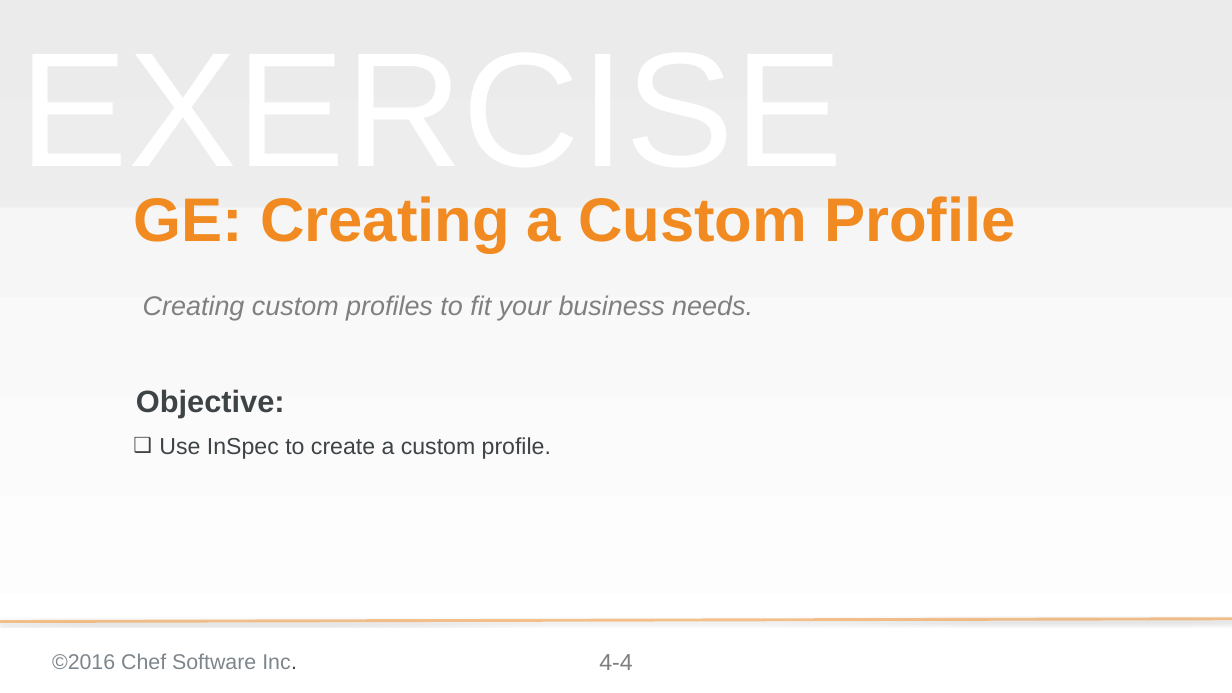
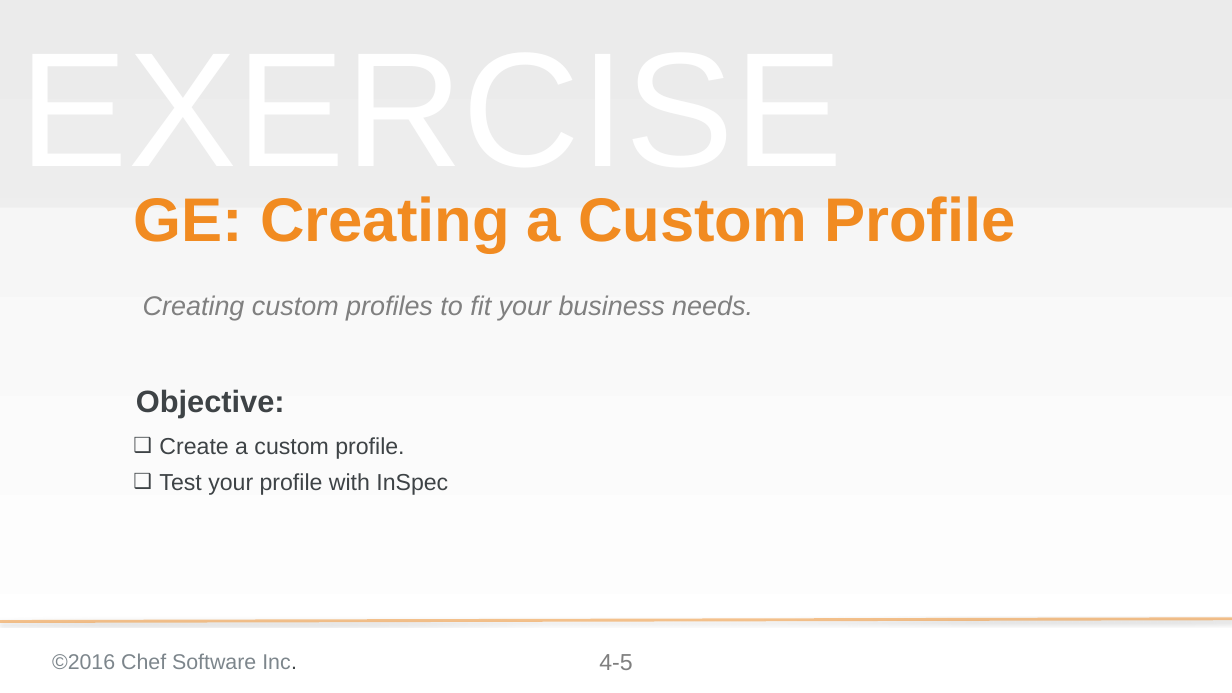
Before and after one commit to bchamby/chef-compliance-installation-configuration-operation, a slide deck: slide 5 of 04-creating-custom-profiles.pptx (slide 4 before the commit). Drawn at 1232x693 pixels with LibreOffice and Linux fonts; fonts in the diff are those of the drawing; background and template pictures are left out. Boxes give left, top, right and bottom in pixels: in the first picture for what was removed or moved away, otherwise in the second. Text is boxed around its words. In the diff, an @@ line names an element or a change of style, - is before the commit and + after.

Commit message:
added draft of inspec check and inspec check explanation on what is currently slide 4-4 InSpec CLI

```diff
--- a/04-creating-custom-profiles.pptx
+++ b/04-creating-custom-profiles.pptx
@@ text at [159,437,448,495]: text changed @@
-❑ Use InSpec to create a custom profile.
+❑ Create a custom profile.
+❑ Test your profile with InSpec
@@ page number at [599,654,632,670]: text changed @@
-4-4
+4-5
```
Also in this commit, not shown: 3 other slides changed, 2 slides added.
